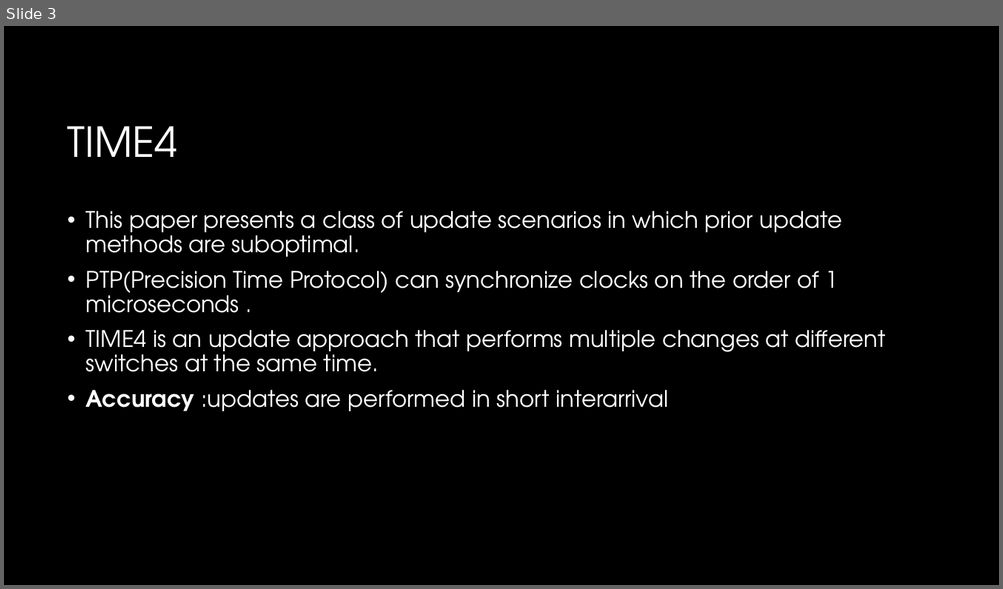
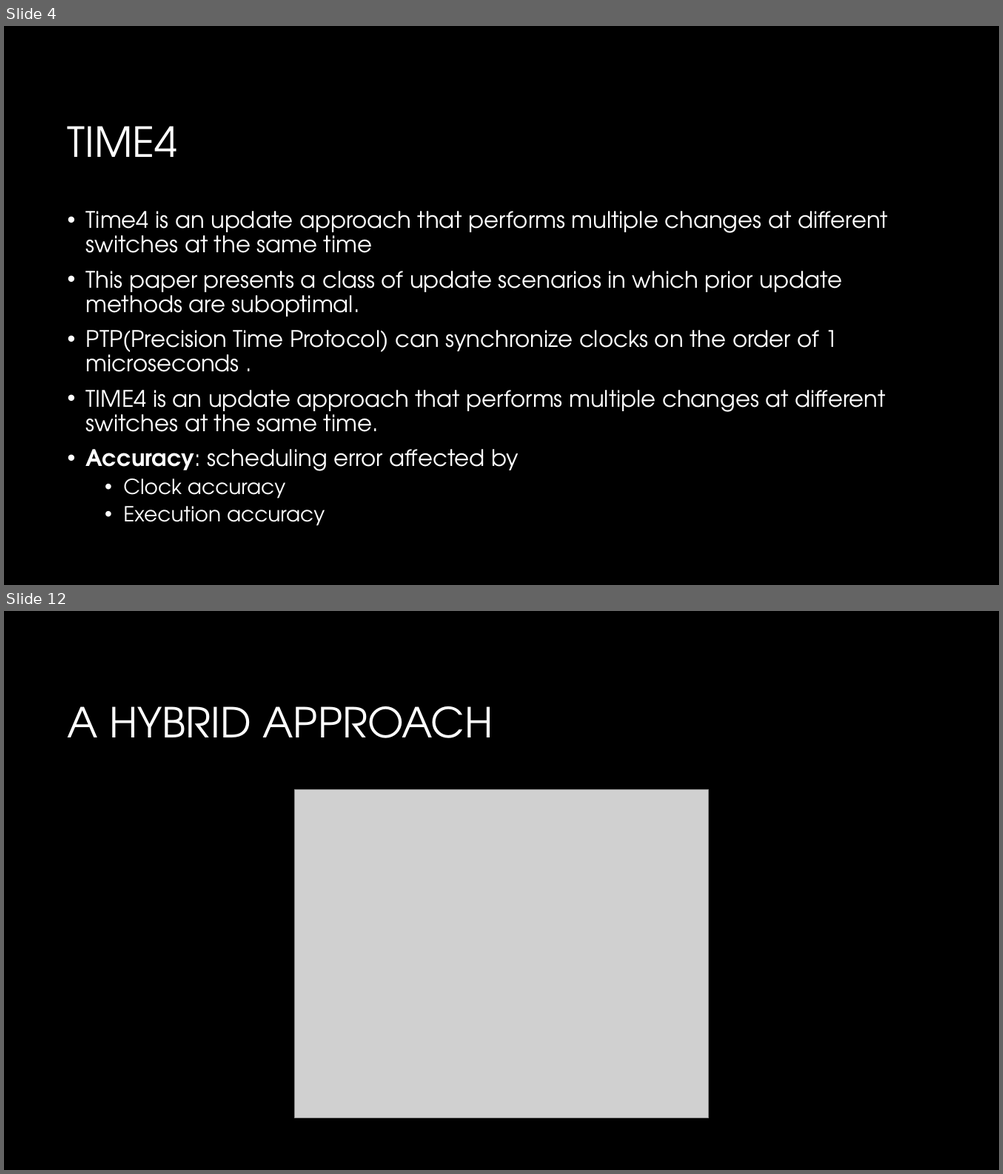
Before and after one commit to arshiarezaei/ConsistentAndFastNetworkUpdateInWirelessTimeSensitiveSoftware-DefinedNetworks, a slide deck: Presentation1.pptx. Shown one above the other, each under a label of ours: slide 3 before the commit, slides 4 and 12 after it; the slides between them are not shown. The pictures are 1003x589 and 1003x1174 pixels, drawn with LibreOffice and Linux fonts; fonts in the diff are those of the drawing; grey boxes stand for pictures; background and template pictures are left out. Boxes give left, top, right and bottom in pixels: in the first picture for what was removed or moved away, otherwise in the second. Text is boxed around its words. In the diff, an @@ line names an element or a change of style, - is before the commit and + after.

```diff
--- a/Presentation1.pptx
+++ b/Presentation1.pptx
@@ slide 12 added at [4, 611, 999, 1170], background #000000 @@
@@ title added at [68, 706, 493, 738], 40 pt, text #FFFFFF @@
+A HYBRID APPROACH
@@ picture added at [294, 790, 708, 1119] @@
@@ what was slide 3 is now slide 4 @@
@@ slide 4 changed as well @@
@@ text at [86, 211, 888, 253]: paragraph added @@
+• Time4 is an update approach that performs multiple changes at different switches at the same time
@@ text at [86, 449, 518, 526]: text changed @@
-• Accuracy :updates are performed in short interarrival
+• Accuracy: scheduling error affected by
+  • Clock accuracy
+  • Execution accuracy
```
Also in this commit, not shown: 2 other slides changed, 8 other slides added, 2 slides removed.
